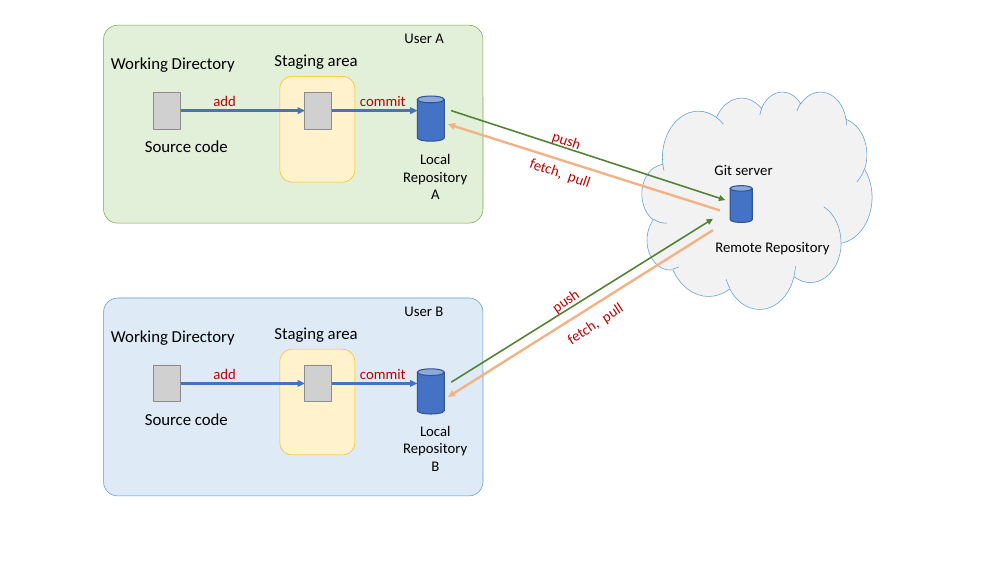
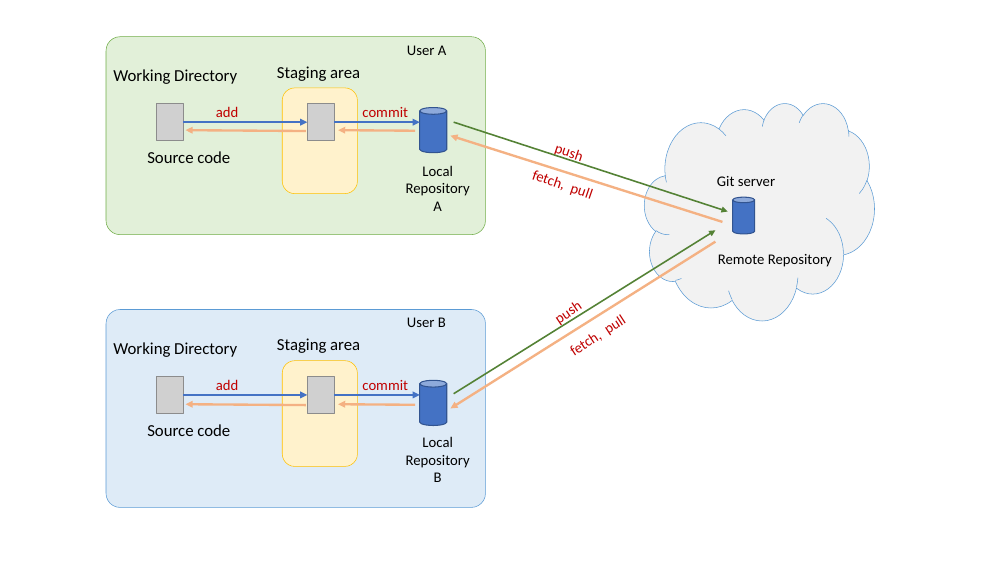
Before and after one commit to xijanispeace/week-01, a slide deck: slide 1 of Docs/Presentation1.pptx. Drawn at 1008x567 pixels with LibreOffice and Linux fonts; fonts in the diff are those of the drawing; grey boxes stand for pictures. Boxes give left, top, right and bottom in pixels: in the first picture for what was removed or moved away, otherwise in the second. Text is boxed around its words. In the diff, an @@ line names an element or a change of style, - is before the commit and + after.

Commit message:
update pptx

```diff
--- a/Docs/Presentation1.pptx
+++ b/Docs/Presentation1.pptx
@@ 10 texts, 4 pictures, 4 rounded rectangles, 2 arrows: place and size @@
-10 texts, 4 pictures, 4 rounded rectangles, 2 arrows at bbox=[104, 25, 647, 496]
+10 texts, 4 pictures, 4 rounded rectangles, 2 arrows at bbox=[106, 37, 649, 507]
@@ arrow moved from (181, 110) - (305, 110) to (183, 123) - (307, 123) @@
@@ arrow moved from (332, 110) - (417, 110) to (334, 123) - (420, 123) @@
@@ 10 texts, 3 cylinders, 3 arrows, 1 cloud: place and size @@
-10 texts, 3 cylinders, 3 arrows, 1 cloud at bbox=[213, 54, 872, 414]
+10 texts, 3 cylinders, 3 arrows, 1 cloud at bbox=[216, 66, 875, 426]
@@ arrow moved from (451, 110) - (725, 200) to (454, 123) - (728, 212) @@
@@ group added at bbox=[186, 130, 415, 405]: 4 arrows @@
```
Also in this commit, not shown: 2 slides added.
